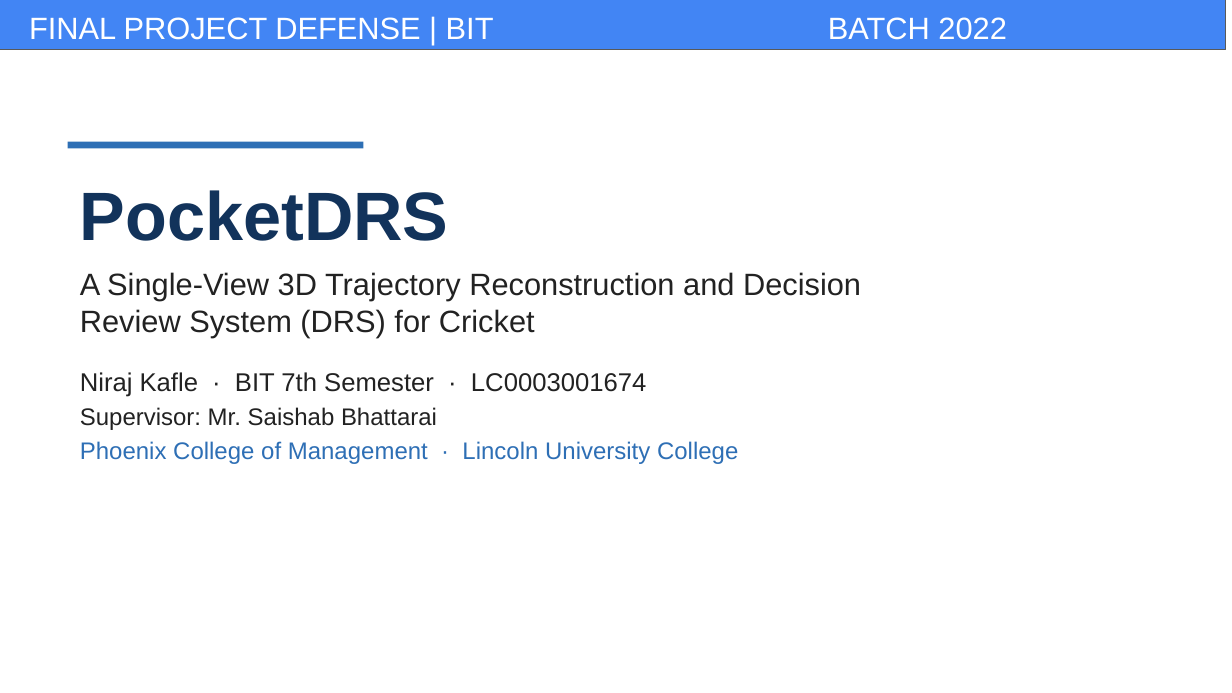
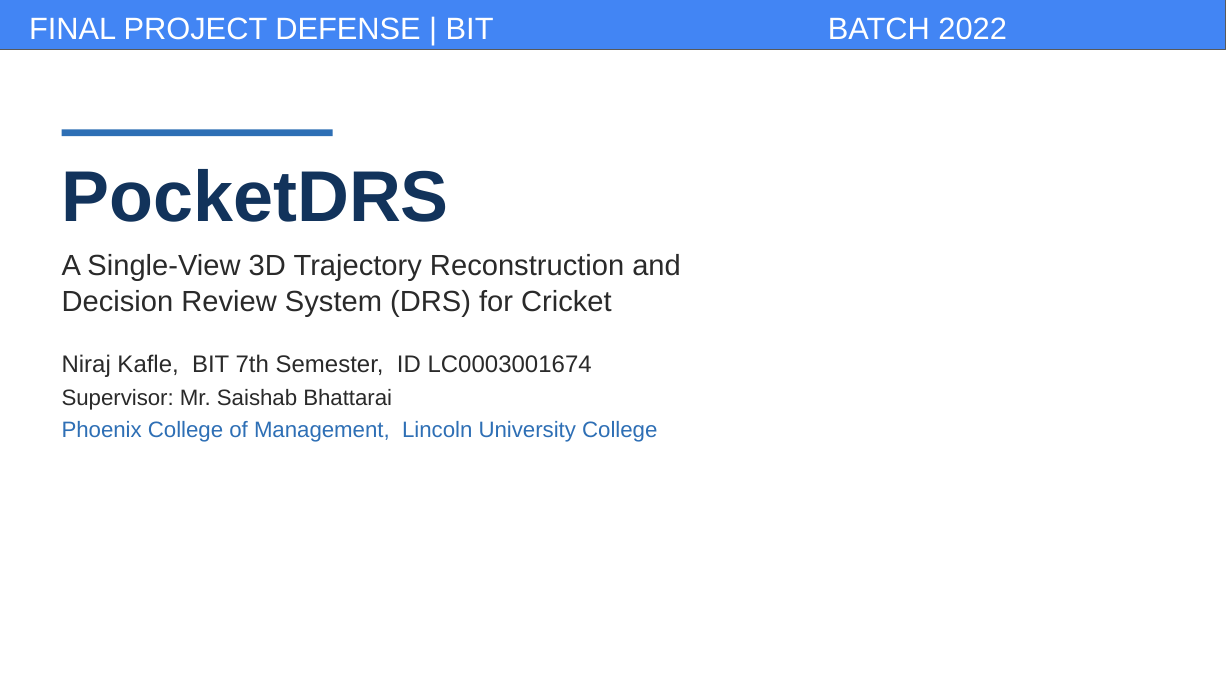
Before and after one commit to kafle1/pocket-drs, a slide deck: slide 1 of dump/report_docs/pocketdrs_presentation.pptx. Drawn at 1232x693 pixels with LibreOffice and Linux fonts; fonts in the diff are those of the drawing; background and template pictures are left out. Boxes give left, top, right and bottom in pixels: in the first picture for what was removed or moved away, otherwise in the second. Text is boxed around its words. In the diff, an @@ line names an element or a change of style, - is before the commit and + after.

```diff
--- a/dump/report_docs/pocketdrs_presentation.pptx
+++ b/dump/report_docs/pocketdrs_presentation.pptx
@@ text "PocketDRS": place and size @@
-text "PocketDRS" at <box>80,190,861,464</box>
+text "PocketDRS" at <box>62,169,681,442</box>
@@ rectangle: place and size @@
-rectangle at <box>68,142,363,149</box>
+rectangle at <box>62,129,333,137</box>
@@ text at <box>62,169,449,410</box>: size 40 to 42 pt in "PocketDRS"; size 14 to 13 pt, text colour #222222 to #2A2A2A in "Supervisor: Mr. Saishab Bhattarai"; line spacing 1 to 1.02 @@
@@ text at <box>62,254,681,377</box>: text changed; size 18 to 17 pt; text colour #222222 to #2A2A2A @@
-A Single-View 3D Trajectory Reconstruction and Decision
-Review System (DRS) for Cricket
-Niraj Kafle · BIT 7th Semester · LC0003001674
+A Single-View 3D Trajectory Reconstruction and
+Decision Review System (DRS) for Cricket
+Niraj Kafle, BIT 7th Semester, ID LC0003001674
@@ text at <box>62,421,657,442</box>: text changed; size 14 to 13 pt @@
-Phoenix College of Management · Lincoln University College
+Phoenix College of Management, Lincoln University College
```
Also in this commit, not shown: 11 other slides changed, 10 slides added, 8 slides removed, 39 other files.
